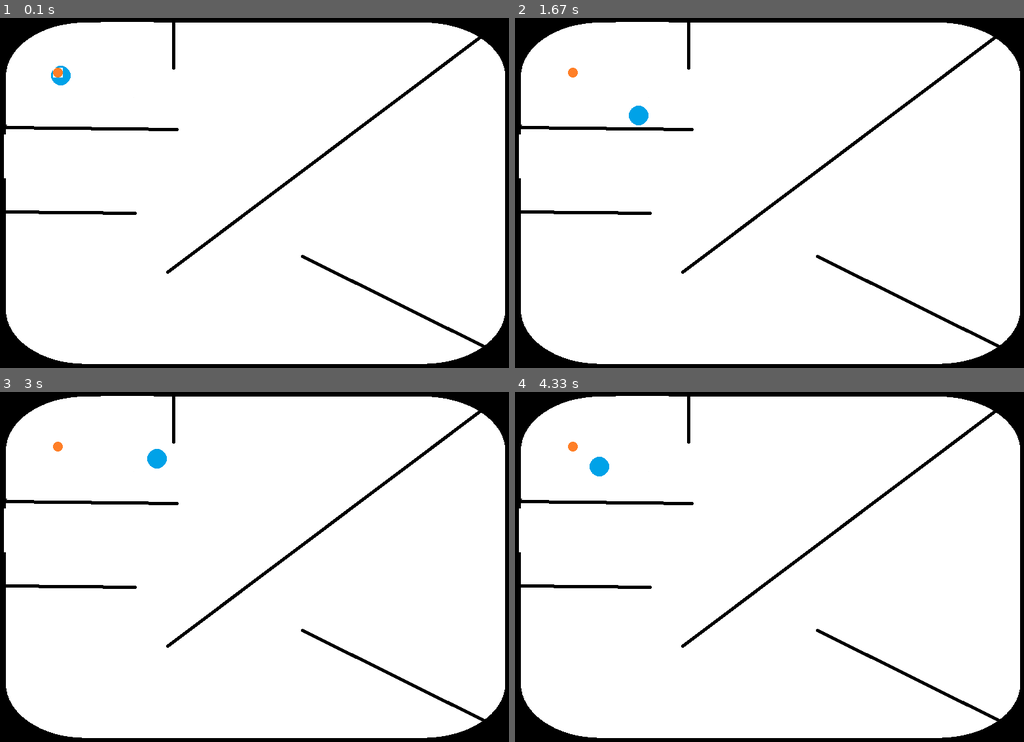
Above: before the commit, frames 1-4 (two rows, left to right).
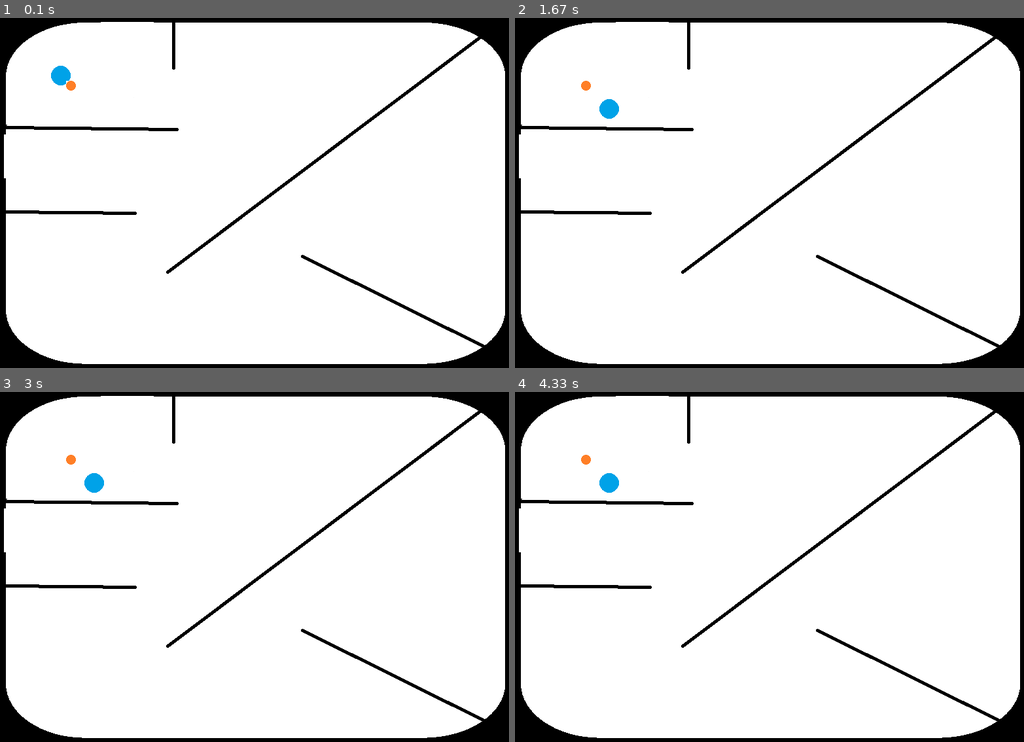
Above: after the commit, the same moments.

Repository: amabella-aguiluz/bellas-projects
Game: pygame game, started from python/pygame/hrt.py
The game is run twice, just before and just after one commit, with the same random seed, the same clock (stepped at 60 frames per second) and the same inputs.
Inputs:
- Up to frame 1 (0.1 s): no input
- Up to frame 2 (1.67 s): no input
- Up to frame 3 (3 s): no input
- Up to frame 4 (4.33 s): no input

The runs differ from the first frame. In frame 1, 0.1% of the frame differs, in the area x 10-15%, y 14-21%; in frame 2, 0.4%, in the area x 10-27%, y 14-31%; in frame 3, 0.4%; in frame 4, 0.4%.

Commit message:
bounce wall against maze (to debug)

Diff:
--- a/python/pygame/hrt.py
+++ b/python/pygame/hrt.py
@@ -1,6 +1,7 @@
 import pygame
 import os
 import random
+import math
 
     ######## initializing game ########
 
@@ -16,8 +17,9 @@
 v_temp1 = random.choice([-1, 1]) * velocity
 v_temp2 = random.choice([-1, 1]) * velocity
     #-- velocity
+    ######## initializing game ########
 
-    ######## initializing game ########
+
 class Goal:
 
     def __init__(self, x, y, image_path):
@@ -29,6 +31,8 @@
     def draw(self, surface):
         surface.blit(self.image, self.rect)
 
+    #-- goal
+    #-- goal
 
     # initialize horse object
 class Horse:
@@ -51,27 +55,104 @@
     horse.velocity_y *= 1.0001
     return horse
 
-def horse_bounce(horse):
-    if(horse.rect.left < 0 or horse.rect.right > 800): # hits left or right
+def move_horse(horse, goal):
+    steps = 5
+    step_x = horse.velocity_x / steps
+    step_y = horse.velocity_y  / steps
+    m_offset = (0 - int(horse.x), 0 - int(horse.y))
+    for _ in range(steps):
+        horse.x += step_x
+        horse.y += step_y
+        horse.rect.center = (horse.x, horse.y)
+        if check_maze_collision(horse, m_offset):
+            horse.x -= step_x
+            horse.y -= step_y
+            horse.rect.center = (horse.x, horse.y)
+            break
+        bounce_wall_b(horse, goal)
+    #horse.x += horse.velocity_x
+    #horse.y += horse.velocity_y
+    #horse.rect.center = (horse.x, horse.y)
+
+
+def calculate_goal_offset(horse, goal): # calculate goal's location
+    goal_x = int(goal.x - goal.rect.left)  # goal's x coord
+    goal_y = int(goal.y - goal.rect.top)  # goal's y coord
+    return goal_x, goal_y
+
+def check_maze_collision(horse, m_offset): # check if horse collides with maze
+    return horse.h_mask.overlap(maze_mask, m_offset)
+
+def calculate_movement(horse): # horse's movement
+    old_x = horse.rect.left  # old horse x position
+    old_y = horse.rect.top  # old horse y position
+    new_x = old_x + horse.velocity_x  # next horse x position
+    new_y = old_y + horse.velocity_y  # next horse y position
+    change_x = new_x - old_x  # horse x movement
+    change_y = new_y - old_y  # horse y movement
+    return change_x, change_y, new_x, new_y
+
+def r_dir_change(horse): #random adjustments to horse's velocity
+    horse.velocity_x *= random.uniform(0.8, 1.2)
+    horse.velocity_y *= random.uniform(0.8, 1.2)
+
+def hit_wall_reverse(change_x, change_y, horse): # reverse direction of horse if hit wall
+
+    if abs(change_x) > abs(change_y):  # check if hit left/right
         horse.velocity_x *= -1
-    elif(horse.rect.top < 0 or horse.rect.bottom > 600): # hits top or bottom
+
+    if abs(change_y) > abs(change_x):  # check if hit top/bottom
         horse.velocity_y *= -1
-    when_bounced(horse)
 
-def move_horse(horse, goal):
-    #horse_bounce(horse)
-    bounce_wall(horse, goal)
-    horse.x += horse.velocity_x
-    horse.y += horse.velocity_y
     horse.rect.center = (horse.x, horse.y)
 
-# bounce against walls
-def bounce_wall(horse, goal):
+
+def bounce_wall_b(horse, goal):
+    goal_x, goal_y = calculate_goal_offset(horse, goal)
+
+    change_x, change_y, new_x, new_y = calculate_movement(horse)
+
+    m_offset = (0 - new_x, 0 - new_y)
+
+    if check_maze_collision(horse, m_offset):
+        r_dir_change(horse)
+        hit_wall_reverse(change_x, change_y, horse)
+
+def goal_reach(g_overlap):
+    goal_ofs = (goal.rect.left - horse.rect.left, goal.rect.top - horse.rect.top)
+    g_overlap = horse.h_mask.overlap(goal.g_mask, goal_ofs)
+    if g_overlap != None:
+        print("Win!")
+
+#def bounce_wall_b(horse, goal):
+    goal_x = int(goal.x - goal.rect.left) # goal's x coord
+    goal_y = int(goal.y - goal.rect.top) # goal's y coord
+    g_overlap = horse.h_mask.overlap(goal.g_mask, (goal_x, goal_y)) # checks if goal and horse ovelap
+    old_x = horse.rect.left # old horse x position
+    old_y = horse.rect.top # old horse y position
+    new_x = old_x + horse.velocity_x # next horse x position
+    new_y = old_y + horse.velocity_y # next horse y position
+    change_x = new_x - old_x # horse x movement
+    change_y = new_y - old_y # horse y movement
+    m_offset = (0 - new_x, 0 - new_y) # offset between maze and  horse
+
+
+    if horse.h_mask.overlap(maze_mask, m_offset):  # checks if horse mask overlaps maze mask
+        horse.velocity_x *= random.uniform(0.8, 1.2)  # random adjustment to x
+        horse.velocity_y *= random.uniform(0.8, 1.2)  # random adjustment to y
+
+        if(abs(change_x) > abs(change_y)):        # check if hit left/right
+            horse.velocity_x *= -1
+        if(abs(change_y) > abs(change_x)):         #check if hit top/bottom
+            horse.velocity_y *= -1
+
+    #if g_overlap != None:
+    #    print("Win!")
+
     next_x = int(horse.x + horse.velocity_x)
     next_y = int(horse.y + horse.velocity_y)
-    goal_x = int(goal.x - goal.rect.left)
-    goal_y = int(goal.y - goal.rect.top)
-    overlap = horse.h_mask.overlap(goal.g_mask, (goal_x, goal_y))
+    maze_ofs = ()
+    #m_overlap = horse.h_mask.overlap(goal.g_mask, (goal_x, goal_y))
 
     if maze_mask.get_at((next_x, next_y)):
         horse.velocity_x *= random.uniform(0.85, 1.15)  # random adjustment to x
@@ -83,16 +164,17 @@
         if maze_mask.get_at((next_x, int(horse.y))):  #hits top or bottom
             horse.velocity_y *= -1
 
-    if overlap == True:
+    if g_overlap != None:
         print("Win!")
 
 
     ######## create horses  ########
+
 horse1 = Horse("Horse 1", 100, 100, "assets/horse_1.png", v_temp1, v_temp2) # <-- place horse
     ######## create horses  ########
 
 #create goal#
-goal1 = Goal(100, 100, "assets/goal.png")
+goal1 = Goal(120, 120, "assets/goal.png")
 #create goal#
 
     ######## gui open ########
